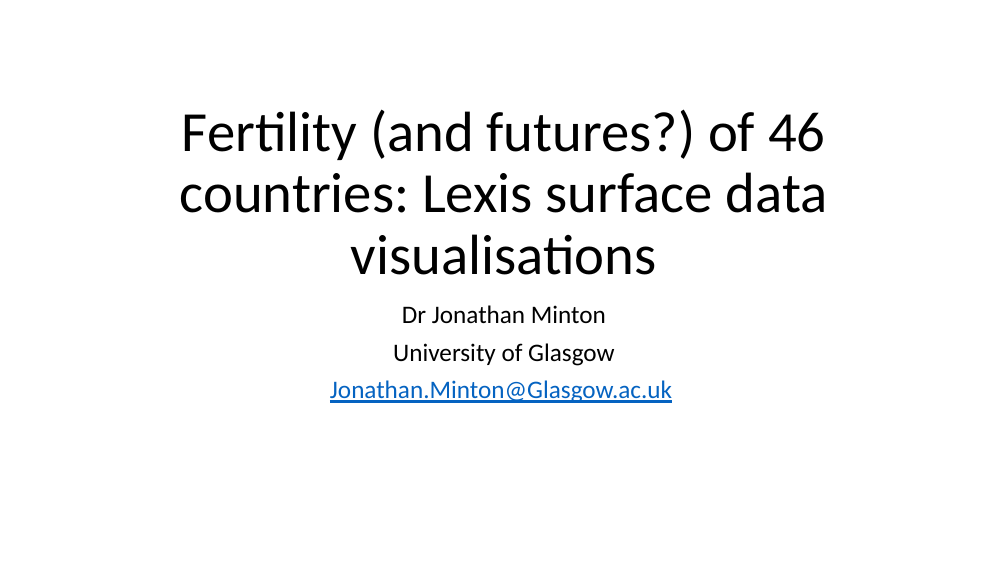
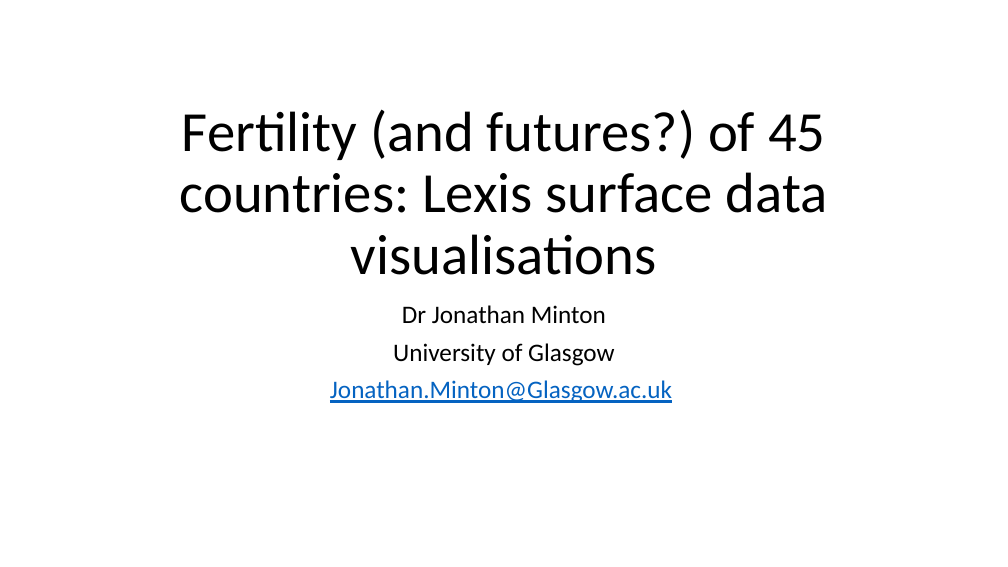
Before and after one commit to JonMinton/comparative_fertility, a slide deck: slide 1 of presentation/comparative_fertility_presentation.pptx. Drawn at 1008x567 pixels with LibreOffice and Linux fonts; fonts in the diff are those of the drawing. Boxes give left, top, right and bottom in pixels: in the first picture for what was removed or moved away, otherwise in the second. Text is boxed around its words. In the diff, an @@ line names an element or a change of style, - is before the commit and + after.

```diff
--- a/presentation/comparative_fertility_presentation.pptx
+++ b/presentation/comparative_fertility_presentation.pptx
@@ title at <box>180,109,828,275</box>: text changed @@
-Fertility (and futures?) of 46 countries: Lexis surface data visualisations
+Fertility (and futures?) of 45 countries: Lexis surface data visualisations
```
Also in this commit, not shown: 2 other slides changed, 23 slides added, 2 other files.
